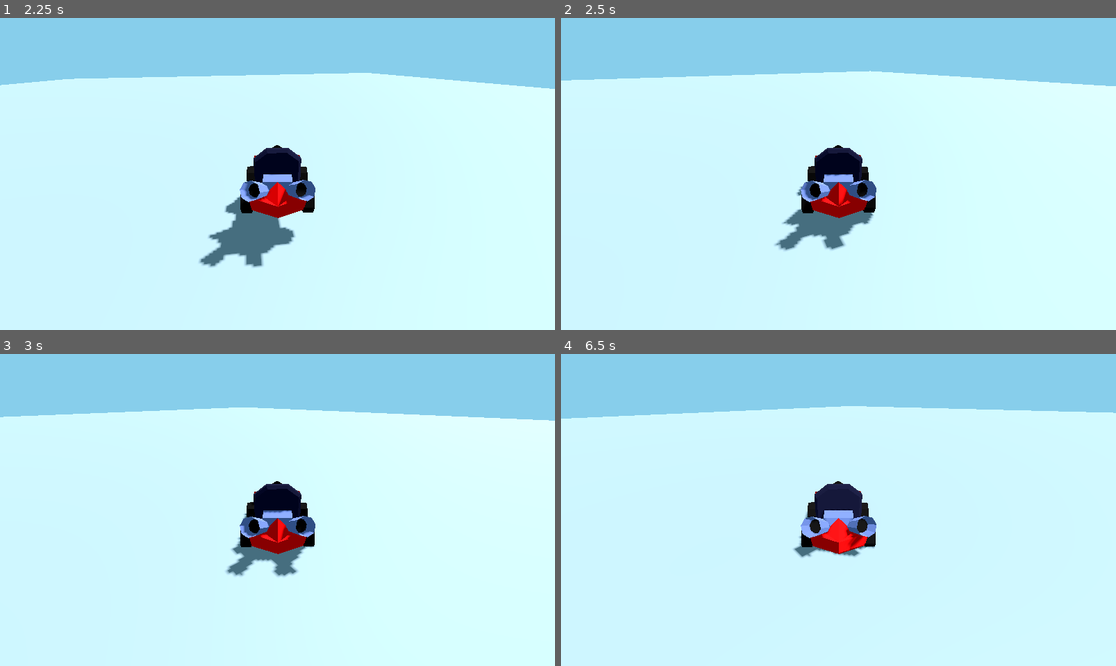
Above: before the commit, frames 1-4 (two rows, left to right).
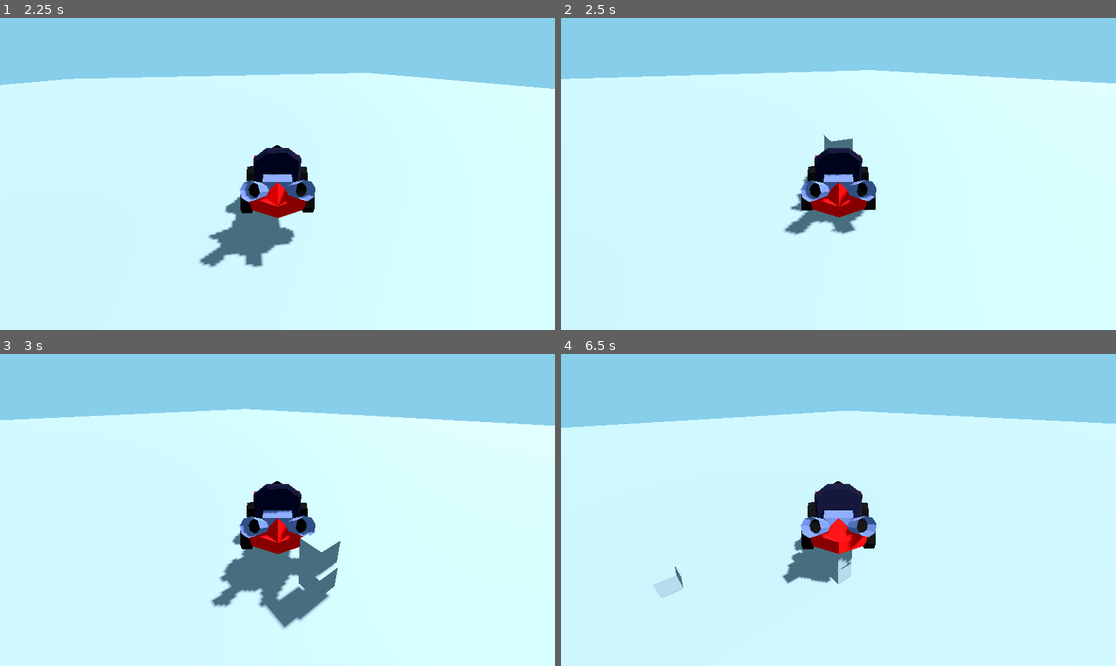
Above: after the commit, the same moments.

Repository: StubblyCamera52/yargkart
Game: Godot game, scene res://test.tscn
Two runs of this game, one before a commit and one after it. Both use one fixed random seed, a clock stepped at 60 frames per second and the inputs below.
Inputs:
- Up to frame 1 (2.25 s): tap Enter at 0.5, 2 s; hold D (Steer_Right) 0.53-1.28 s; tap K (Action) at 0.6, 1.35 s; tap Space at 1.25 s; hold A (Steer_Left) 1.28-2.03 s; hold D (Steer_Right) from 2.03 s (still down); tap O (Join) at 2.1 s
- Up to frame 2 (2.5 s): keep holding D (Steer_Right); tap K (Action) at 2.3 s
- Up to frame 3 (3 s): release D (Steer_Right) at 2.78 s; hold W (Accelerate) from 2.78 s (still down); tap K (Action) at 2.85 s
- Up to frame 4 (6.5 s): release W (Accelerate) at 3.53 s; hold A (Steer_Left) 3.53-5.78 s; tap K (Action) at 3.6, 4.55, 5.1, 5.85 s; tap O (Join) at 4.35 s; hold D (Steer_Right) from 5.78 s (still down)

Frame 1 is identical in both runs. In frame 2, 1.7% of the frame differs, in the area x 0-100%, y 16-75%; in frame 3, 4.3%, in the area x 0-100%, y 17-89%; in frame 4, 3.8%.

Commit message:
item spawn

Diff:
--- a/car.gd
+++ b/car.gd
@@ -36,7 +36,7 @@
 
 	# Items
 	if input.is_action_just_pressed(&"Action"):
-		pass
+		item_manager.use_item(&"any", player, Vector3(0, 0, 0), position)
 
 
 	if is_on_floor():
--- a/scenes/item.gd
+++ b/scenes/item.gd
@@ -2,6 +2,18 @@
 
 var player
 
+var reset_state = false
+var moveVector: Vector3
+
+func _integrate_forces(state):
+	if reset_state:
+		state.transform = Transform3D(basis, moveVector)
+		reset_state = false
+
+func move_body(targetPos: Vector3):
+	moveVector = targetPos
+	reset_state = true
+
 func init(initial_impulse: Vector3, item_model: StringName, player_id: int) -> void:
 	player = player_id
 	apply_central_impulse(initial_impulse)
--- a/scripts/item_manager.gd
+++ b/scripts/item_manager.gd
@@ -7,5 +7,5 @@
 func use_item(item_type: StringName, player: int, initial_impulse: Vector3, initial_position: Vector3):
 	var item = item_base.instantiate()
 	add_child(item)
-	item.Position = initial_position
+	item.move_body(initial_position)
 	item.init(initial_impulse, item_type, player)
